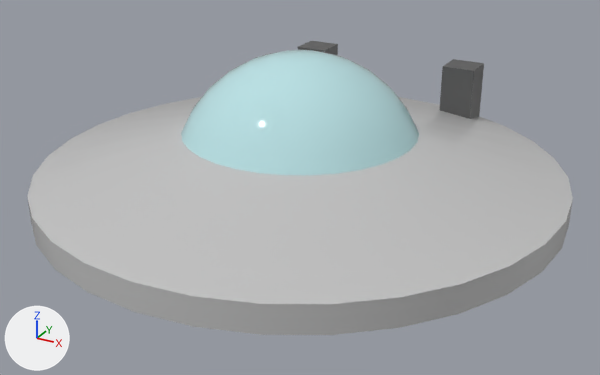
Renders of the OBJ model gmtk2024/res/models/ship.obj from each side of a commit.
The view is the same before and after, from a 50 mm camera at (1.423, -2.588, 1.255) aimed at (0.003, -0.006, -0.036). Arrows for +X, +Y and +Z are at lower left; the lights stay in place. Where no turn or scale is listed for an object, it has been applied to the vertices. Vertices at the same position are counted once.

Objects in the first picture: 'Ship_Cone'.
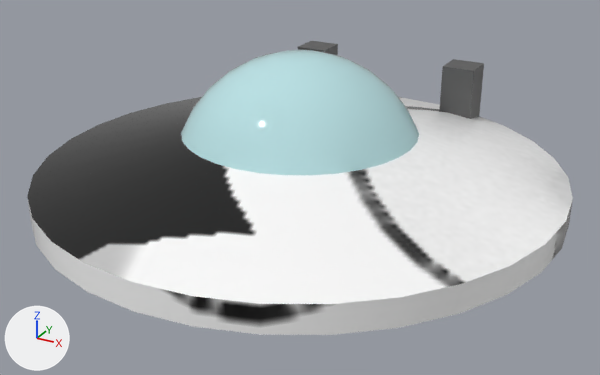
Edits to the bpy script that builds the scene:
```text
Add img_player_disk_png:
    img_player_disk_png = load_image('Player_Disk.png', 'Player_Disk.png', 256, 256, 'sRGB')
Change mat_metal:
    remove mat_metal.base_color = (0.546, 0.546, 0.546)  # light grey #c3c3c3
    add mat_metal.texture = img_player_disk_png
Change me_ship_cone:
    where me_ship_cone.from_pydata(...)  # 562 vertices, 492 faces; spans x -1.0..1.0, y -1.0..1.0, z -0.53..0.49
    used by ob_ship_cone; location = (0.0, 0.0, 0.0)
    me_ship_cone part 1: texture (UV) coordinates of 492 of 492 faces, centred in x -0.99..0.99, y -0.99..0.99, z -0.51..0.48, changed; they spanned u 0.0..1.0, v 0.0..1.0 and now span u 0.01..0.98, v 0.02..0.97
```

Changed parts and their boxes (x1, y1, x2, y2) in the pictures (600 x 375 px):
'Ship_Cone', surface changed: (27, 95, 573, 335) in both
part 1 of me_ship_cone, surface changed: (27, 41, 573, 335) in both
